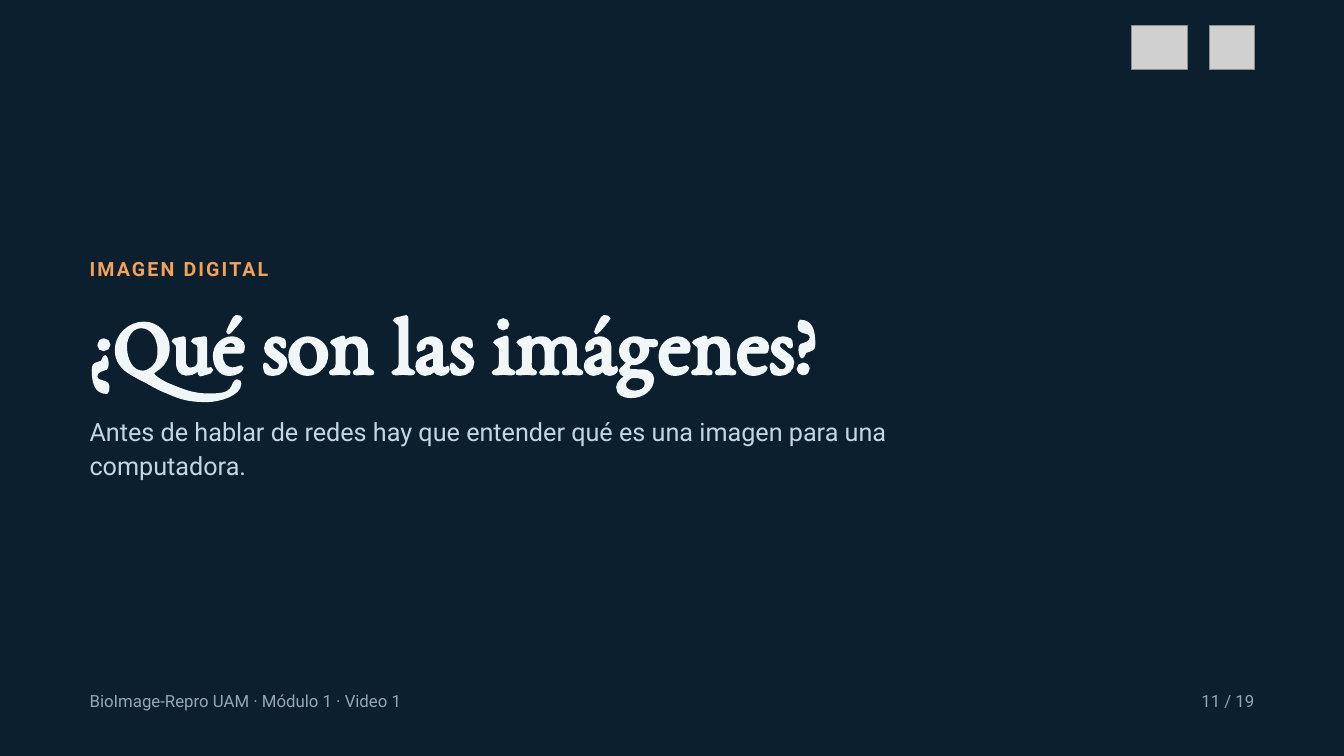
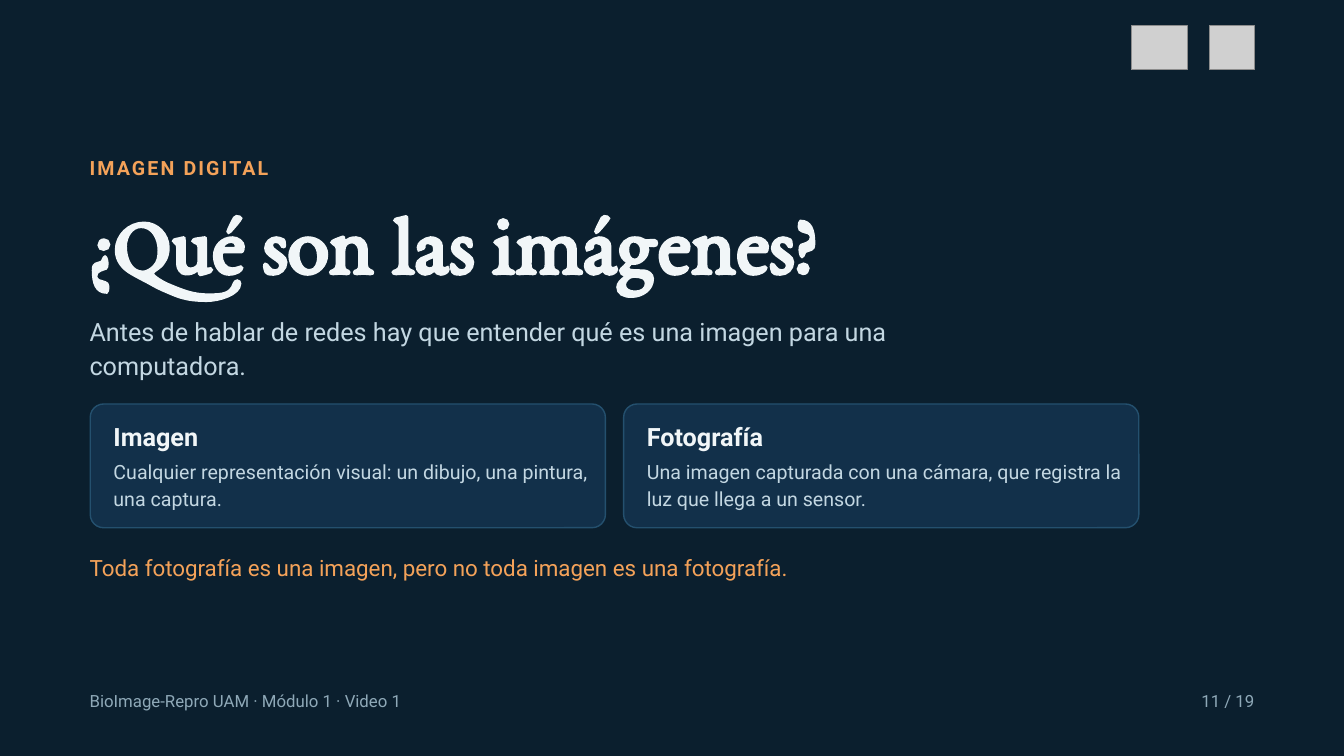
Before and after one commit to ErickJester/image-bio-pro, a slide deck: slide 11 of docs/capacitacion/guion youtube/modulo-1-el-problema-y-las-bases/video-1-el-problema-y-la-imagen-digital/Image Bio Pro · Módulo 1 · Video 1 El problema y la imagen digital.pptx. Drawn at 1344x756 pixels with LibreOffice and Linux fonts; fonts in the diff are those of the drawing; grey boxes stand for pictures. Boxes give left, top, right and bottom in pixels: in the first picture for what was removed or moved away, otherwise in the second. Text is boxed around its words. In the diff, an @@ line names an element or a change of style, - is before the commit and + after.

```diff
--- a/docs/capacitacion/guion youtube/modulo-1-el-problema-y-las-bases/video-1-el-problema-y-la-imagen-digital/Image Bio Pro · Módulo 1 · Video 1 El problema y la imagen digital.pptx
+++ b/docs/capacitacion/guion youtube/modulo-1-el-problema-y-las-bases/video-1-el-problema-y-la-imagen-digital/Image Bio Pro · Módulo 1 · Video 1 El problema y la imagen digital.pptx
@@ 2 texts, 1 title: place and size @@
-2 texts, 1 title at box(90, 315, 886, 480)
+2 texts, 1 title at box(90, 215, 886, 380)
@@ rounded rectangle added at box(91, 404, 606, 528), fill #12304A, outline #24506E 1 pt @@
@@ rounded rectangle added at box(624, 404, 1139, 528), fill #12304A, outline #24506E 1 pt @@
@@ text added at box(113, 428, 198, 452), 18 pt, text #F1F6F8, bold @@
+Imagen
@@ text added at box(647, 427, 763, 452), 18 pt, text #F1F6F8, bold @@
+Fotografía
@@ text added at box(113, 464, 588, 510), 14 pt, text #C3D7E2 @@
+Cualquier representación visual: un dibujo, una pintura, una captura.
@@ text added at box(647, 464, 1121, 510), 14 pt, text #C3D7E2 @@
+Una imagen capturada con una cámara, que registra la luz que llega a un sensor.
@@ text added at box(90, 559, 787, 581), 16 pt, text #F4A259 @@
+Toda fotografía es una imagen, pero no toda imagen es una fotografía.
```
Also in this commit, not shown: 5 other slides changed, 18 other files.
